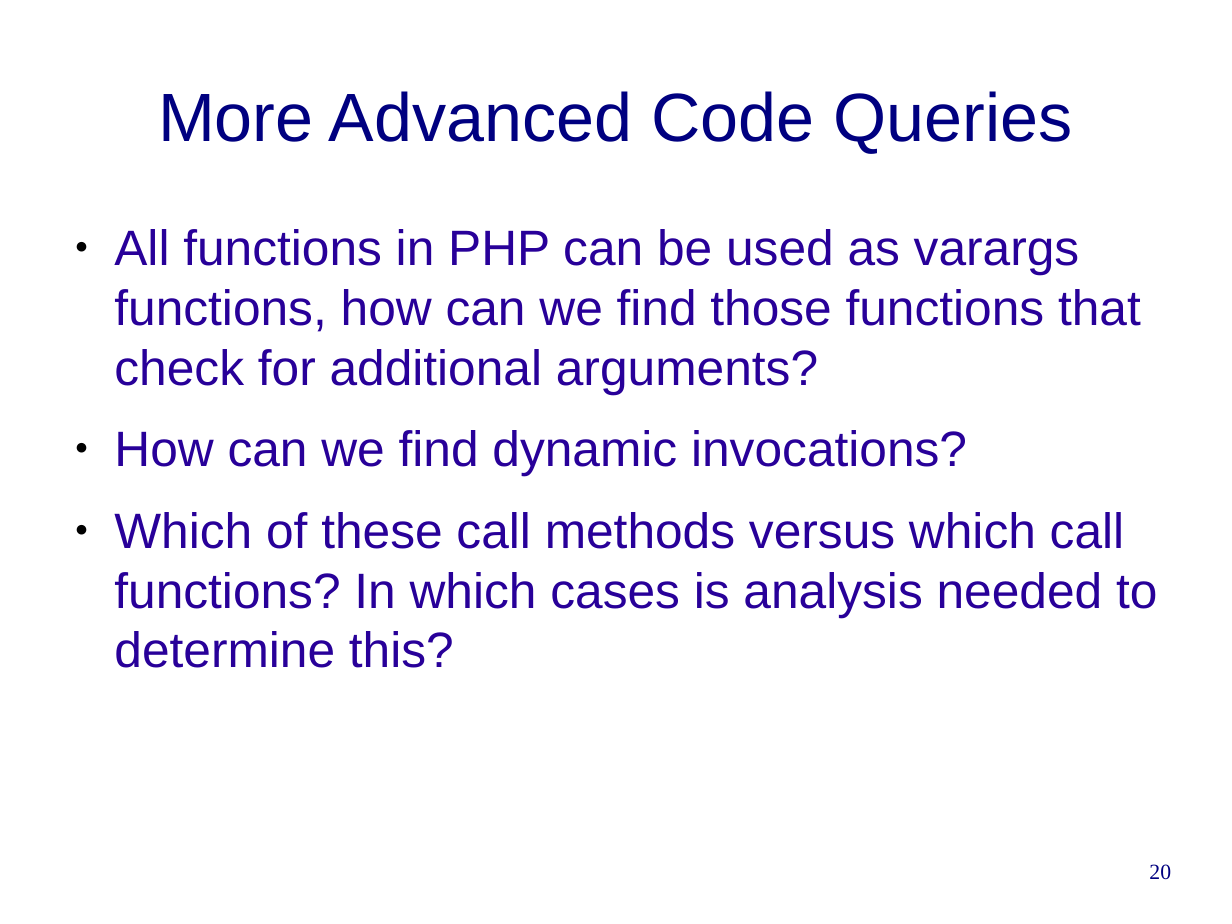
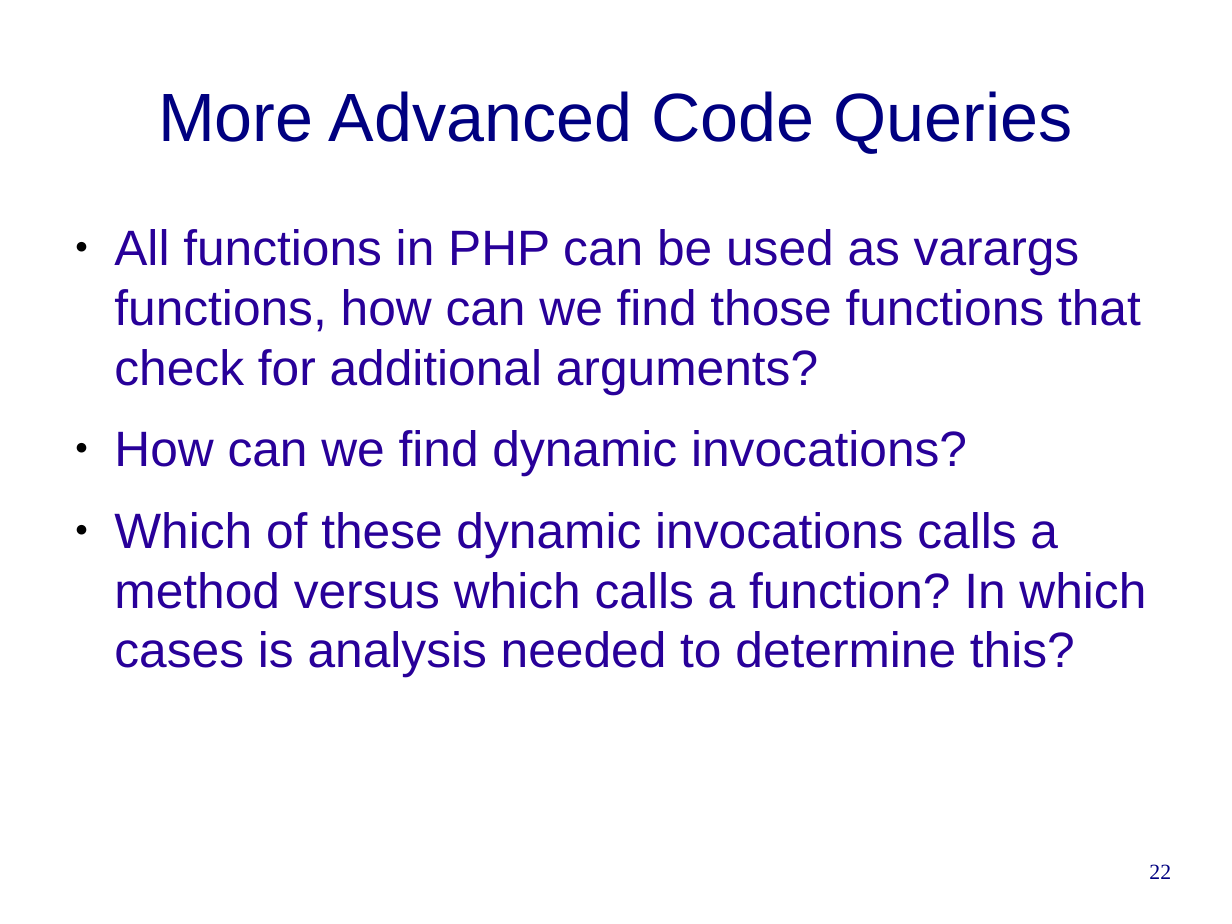
Before and after one commit to cwi-swat/rascal-course-pldi-2015, a slide deck: slide 22 of presentations/PHP-analysis.odp (slide 20 before the commit). Drawn at 1232x924 pixels with LibreOffice and Linux fonts; fonts in the diff are those of the drawing; background and template pictures are left out. Boxes give left, top, right and bottom in pixels: in the first picture for what was removed or moved away, otherwise in the second. Text is boxed around its words. In the diff, an @@ line names an element or a change of style, - is before the commit and + after.

```diff
--- a/presentations/PHP-analysis.odp
+++ b/presentations/PHP-analysis.odp
@@ text at [114,512,1146,677]: text changed @@
-● Which of these call methods versus which call functions? In which cases is analysis needed to determine this?
+● Which of these dynamic invocations calls a method versus which calls a function? In which cases is analysis needed to determine this?
@@ page number at [1149,864,1171,879]: text changed @@
-20
+22
```
Also in this commit, not shown: 5 other slides changed, 5 slides added, 2 other files.
